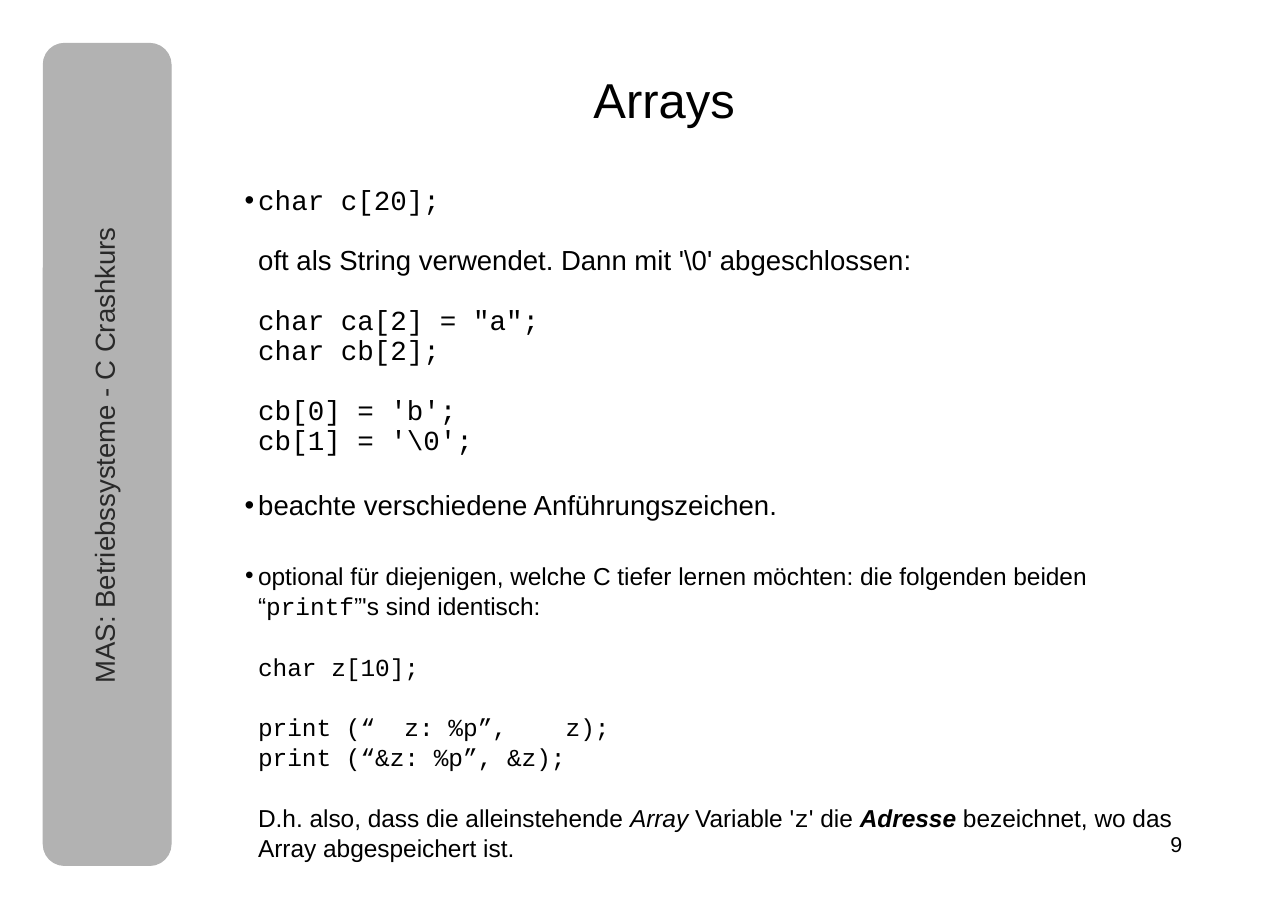
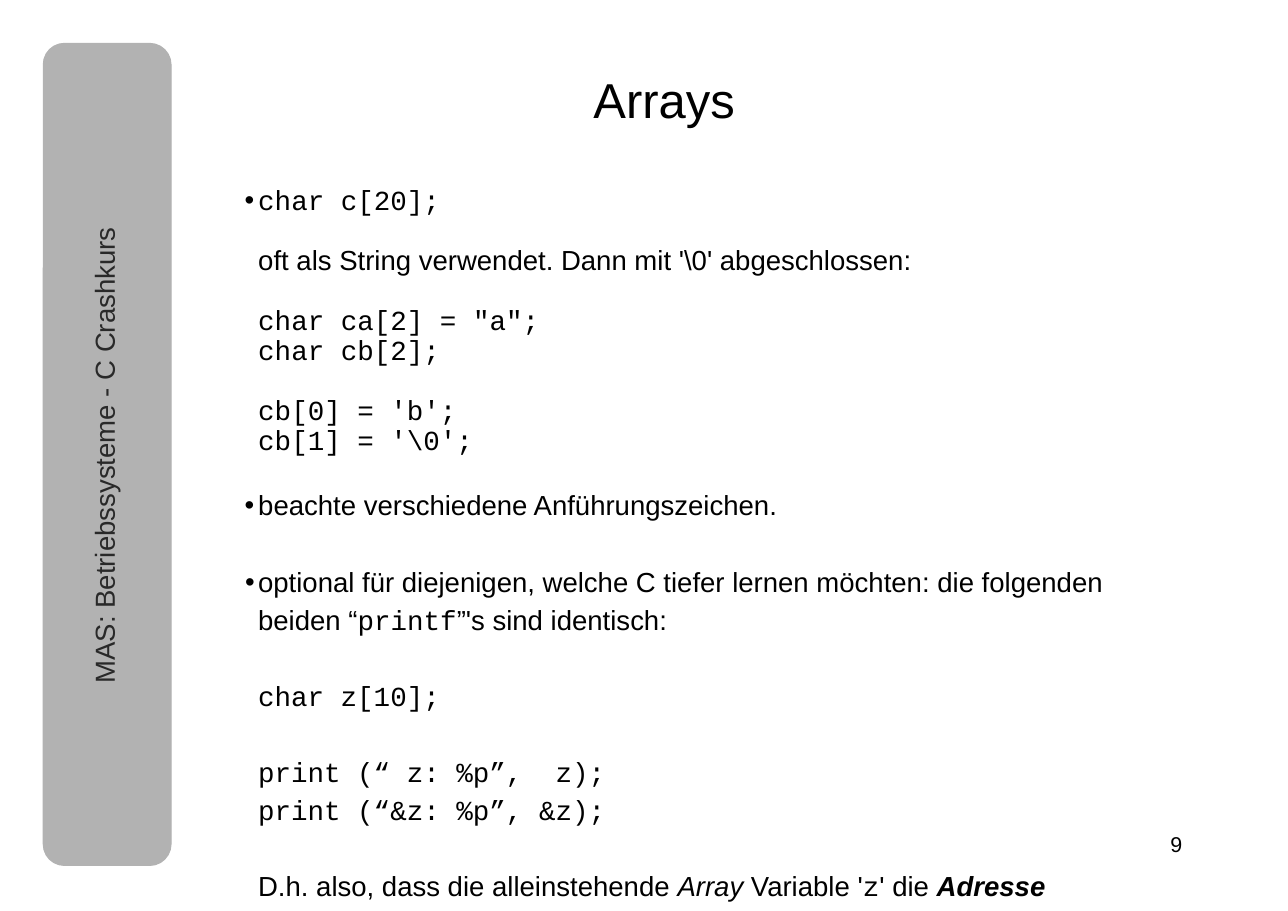
Before and after one commit to tpo/betriebssysteme, a slide deck: slide 9 of 05-1_C.odp. Drawn at 1288x911 pixels with LibreOffice and Linux fonts; fonts in the diff are those of the drawing. Boxes give left, top, right and bottom in pixels: in the first picture for what was removed or moved away, otherwise in the second. Text is boxed around its words. In the diff, an @@ line names an element or a change of style, - is before the commit and + after.

```diff
--- a/05-1_C.odp
+++ b/05-1_C.odp
@@ text at (258, 572, 1103, 902): size 16 to 18 pt in "optional für diejenigen, welche C tiefer lernen ..."; line spacing 1.03 to 1.15 @@
```
Also in this commit, not shown: 1 other file.
